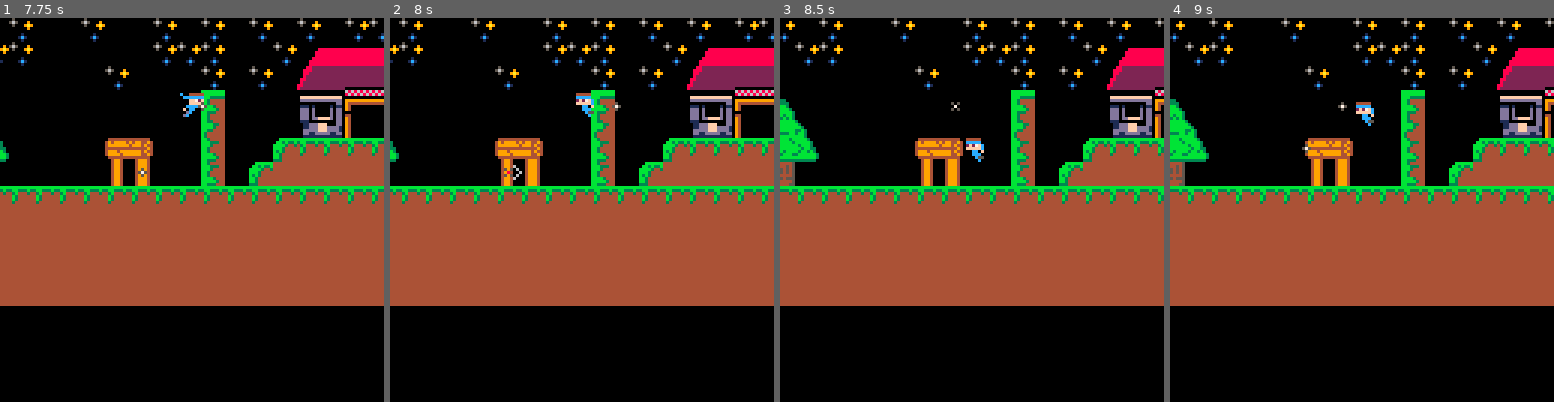
Above: before the commit, frames 1-4 (left to right).
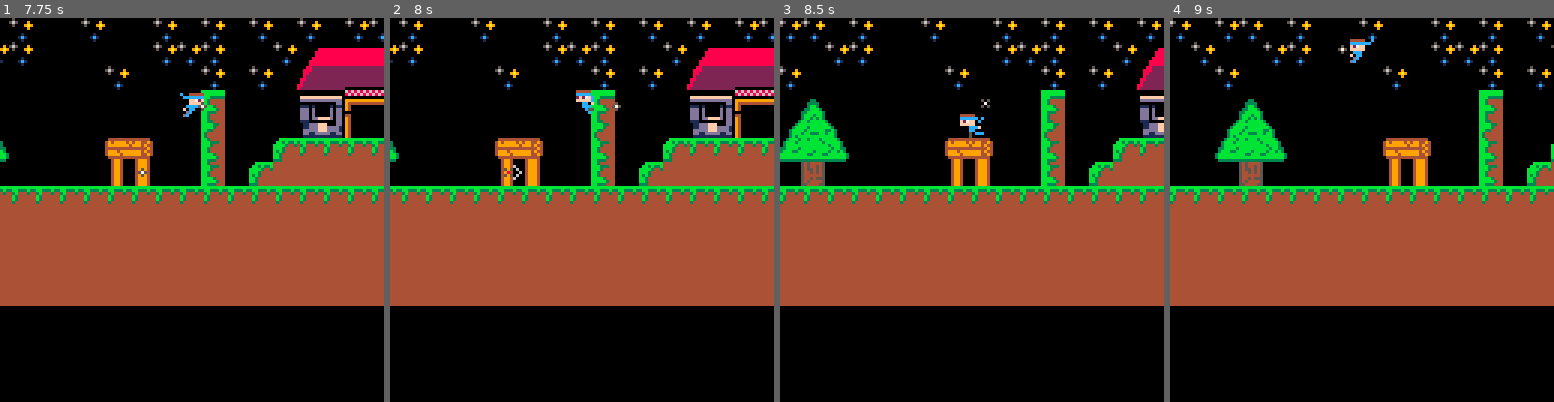
Above: after the commit, the same moments.

Repository: vern3432/carts
Game: PICO-8 cartridge project_step.p8
Two runs of this game, one before a commit and one after it. Both use one fixed random seed, a clock stepped at 60 frames per second and the inputs below.
Inputs:
- Up to frame 1 (7.75 s): tap X (X key) at 0.33, 1.07, 1.85, 2.97, 4.08, 5.2, 6.32, 7.43 s; tap O (Z key) at 0.7, 1.7, 2.1, 2.5, 2.9, 3.3, 3.7, 4.1, 4.5, 4.9, 5.3, 5.7, 6.1, 6.5, 6.9, 7.3, 7.7 s; hold Right 1.6-2.1 s; hold Up 2.15-2.42 s; hold Right 2.47-3.03 s; hold Left 3.08-3.58 s; hold Right 4.02-4.68 s; hold Up 4.73-5.03 s; hold Left 5.08-5.68 s; hold Right 6.08-6.58 s; hold Right 6.63-7.13 s; hold Up 7.18-7.45 s; hold Right from 7.5 s (still down)
- Up to frame 2 (8 s): keep holding Right
- Up to frame 3 (8.5 s): release Right at 8.07 s; tap O (Z key) at 8.1 s; hold Left from 8.12 s (still down)
- Up to frame 4 (9 s): tap O (Z key) at 8.5, 8.9 s; tap X (X key) at 8.55 s; release Left at 8.62 s

Frame 1 is identical in both runs. In frame 2, 0.2% of the frame differs, in the area x 48-54%, y 18-26%; in frame 3, 16%; in frame 4, 18%, in the area x 0-100%, y 0-49%.

Commit message:
Wall jump king of improved by setting wallsliding value on jump to false, still doenst work if you are able to slide again as momentumisnt killed

Diff:
--- a/project_step.p8
+++ b/project_step.p8
@@ -187,6 +187,7 @@
   if player.landed or player.wallsliding then
     player.dy-=player.boost
     player.landed=false
+    player.wallsliding=false
     gravity=.3
   end
   end
@@ -278,6 +279,7 @@
   player.sp=11
   elseif player.falling then
     if (player.wallsliding) then
+      gravity=.05
       player.sp=10
       else
         player.sp=8
